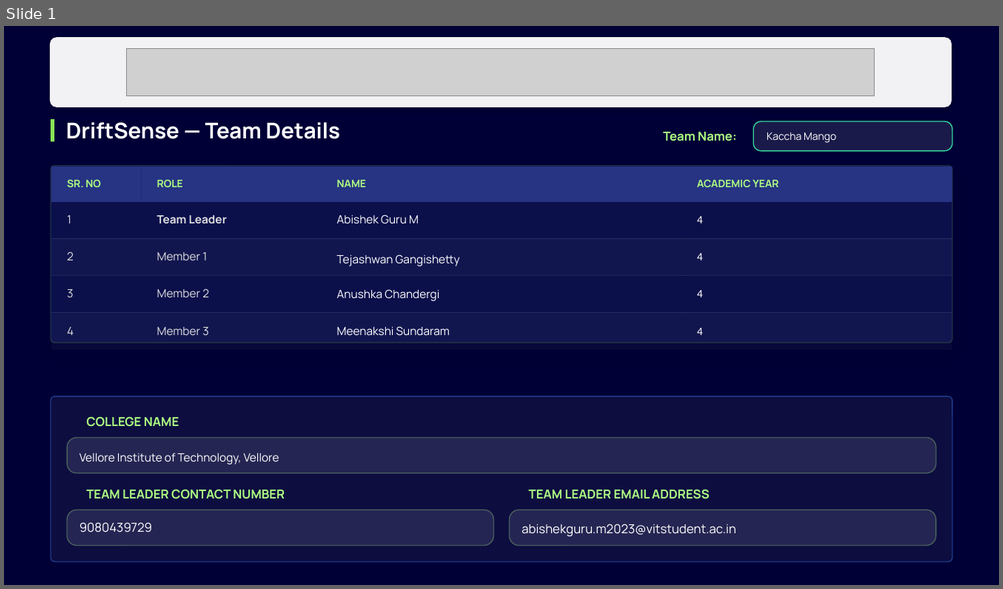
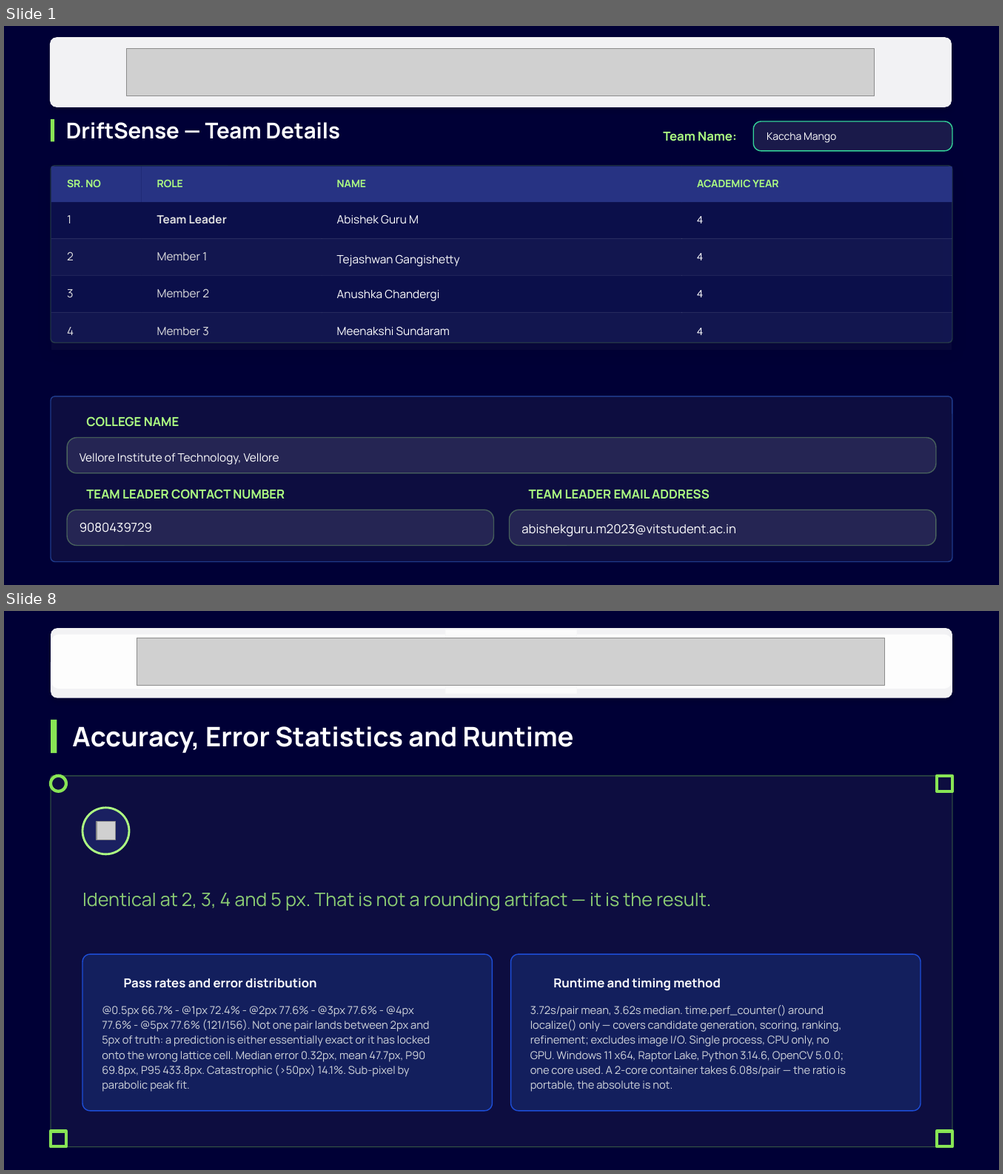
Before and after one commit to teja120805-cyber/Semicon-26---Kacha-Mango, a slide deck: Kaccha Mango_PS02.pptx. Shown one above the other, each under a label of ours: slide 1 before the commit, slides 1 and 8 after it; the slides between them are not shown. The pictures are 1003x589 and 1003x1174 pixels, drawn with LibreOffice and Linux fonts; fonts in the diff are those of the drawing; grey boxes stand for pictures; background and template pictures are left out; a plain dark background stands for a picture behind light text. Boxes give left, top, right and bottom in pixels: in the first picture for what was removed or moved away, otherwise in the second. Text is boxed around its words. In the diff, an @@ line names an element or a change of style, - is before the commit and + after.

```diff
--- a/Kaccha Mango_PS02.pptx
+++ b/Kaccha Mango_PS02.pptx
@@ slide 8 added at box(4, 611, 999, 1170), background picture (left out); not listed: 1 template element that a slide beside it also shows @@
@@ rectangle added at box(4, 611, 999, 1170), fill #000036 @@
@@ rounded rectangle added at box(51, 628, 951, 698), fill #FFFFFF at 95% opacity @@
@@ picture added at box(445, 629, 576, 694) @@
@@ rounded rectangle added at box(51, 634, 951, 689), fill #FFFFFF at 95% opacity @@
@@ picture added at box(136, 638, 885, 686) @@
@@ rectangle added at box(51, 720, 57, 754), fill #88E555 @@
@@ text added at box(72, 726, 574, 753), 26 pt, text #FFFFFF, bold @@
+Accuracy, Error Statistics and Runtime
@@ rounded rectangle added at box(51, 776, 951, 1147), fill #FFFFFF at 5% opacity, outline #88E555 1 pt @@
@@ rounded rectangle added at box(51, 776, 66, 792), outline #88E555 3 pt @@
@@ rectangle added at box(936, 776, 952, 792), outline #88E555 3 pt @@
@@ ellipse added at box(82, 808, 128, 854), fill #273383 at 50% opacity, outline #AEFF82 2 pt @@
@@ picture added at box(96, 822, 115, 841) @@
@@ text added at box(82, 893, 711, 911), 18 pt, text #AEFF82 at 80% opacity @@
+Identical at 2, 3, 4 and 5 px. That is not a rounding artifact — it is the result.
@@ rounded rectangle added at box(82, 955, 492, 1112), fill #1E3A8A at 40% opacity, outline #1D4ED8 1 pt @@
@@ rounded rectangle added at box(511, 955, 920, 1112), fill #1E3A8A at 40% opacity, outline #1D4ED8 1 pt @@
@@ text added at box(124, 978, 316, 988), 12 pt, text #FFFFFF, bold @@
+Pass rates and error distribution
@@ text added at box(553, 978, 720, 991), 12 pt, text #FFFFFF, bold @@
+Runtime and timing method
@@ text added at box(102, 1006, 430, 1092), 10.5 pt, text #D1D5DB @@
+@0.5px 66.7% - @1px 72.4% - @2px 77.6% - @3px 77.6% - @4px 77.6% - @5px 77.6% (121/156). Not one pair lands between 2px and 5px of truth: a prediction is either essentially exact or it has locked onto the wrong lattice cell. Median error 0.32px, mean 47.7px, P90 69.8px, P95 433.8px. Catastrophic (>50px) 14.1%. Sub-pixel by parabolic peak fit.
@@ text added at box(530, 1005, 845, 1092), 10.5 pt, text #D1D5DB @@
+3.72s/pair mean, 3.62s median. time.perf_counter() around localize() only — covers candidate generation, scoring, ranking, refinement; excludes image I/O. Single process, CPU only, no GPU. Windows 11 x64, Raptor Lake, Python 3.14.6, OpenCV 5.0.0; one core used. A 2-core container takes 6.08s/pair — the ratio is portable, the absolute is not.
@@ rectangle added at box(51, 1132, 66, 1147), outline #88E555 3 pt @@
@@ rectangle added at box(936, 1132, 952, 1147), outline #88E555 3 pt @@
```
Also in this commit, not shown: 8 slides changed, 5 other slides added, 24 other files.
